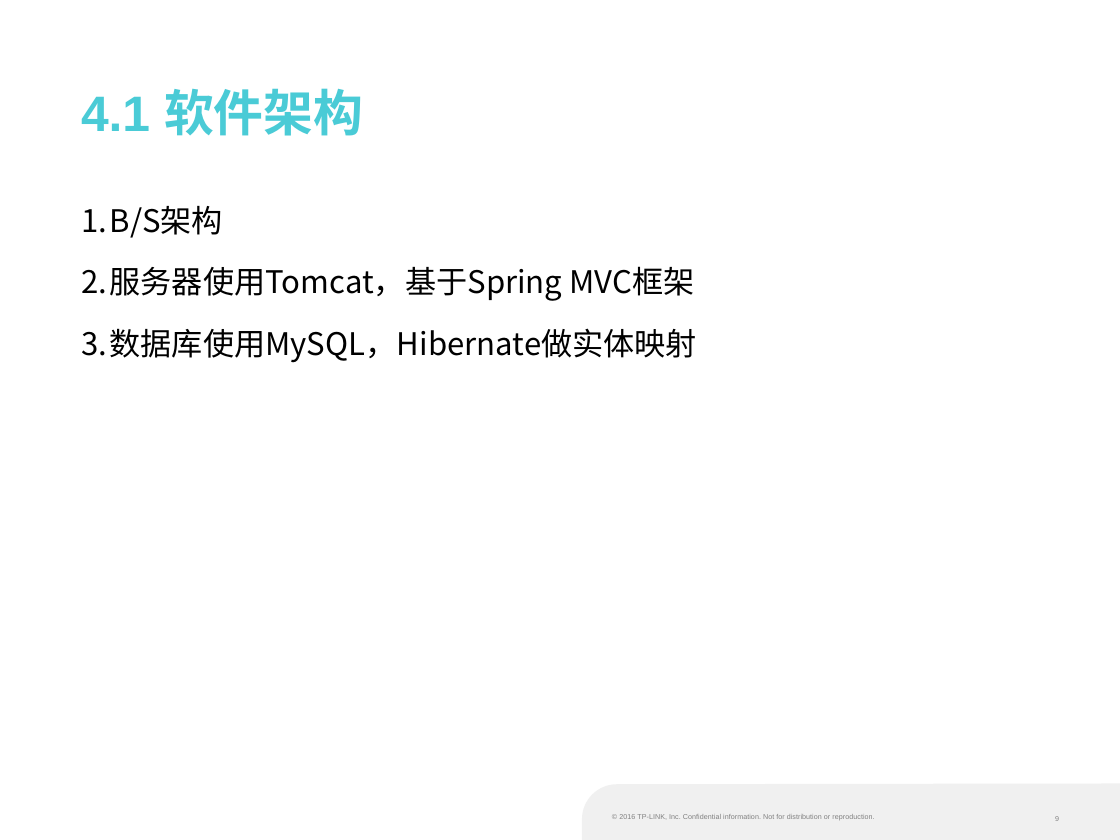
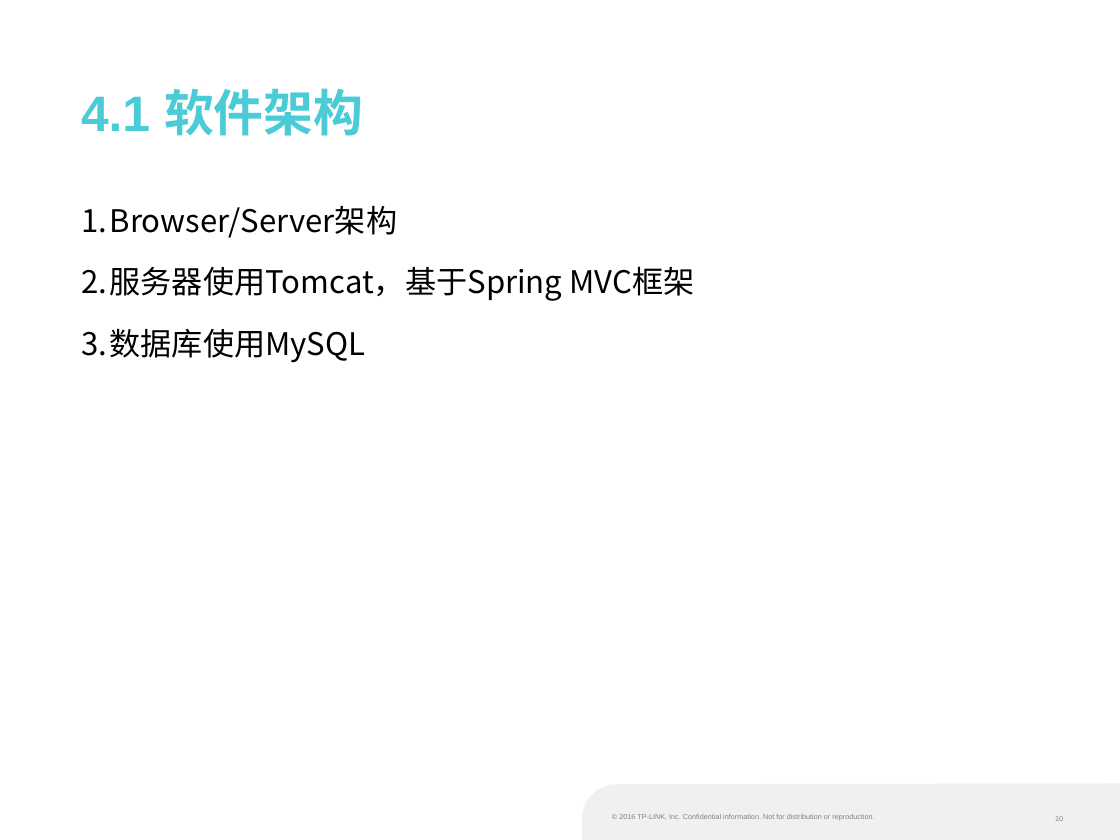
Before and after one commit to liufangri/eapsimulator, a slide deck: slide 10 of docs/培训课题/W10582孙晓宇.pptx (slide 9 before the commit). Drawn at 1120x840 pixels with LibreOffice and Linux fonts; fonts in the diff are those of the drawing; background and template pictures are left out. Boxes give left, top, right and bottom in pixels: in the first picture for what was removed or moved away, otherwise in the second. Text is boxed around its words. In the diff, an @@ line names an element or a change of style, - is before the commit and + after.

```diff
--- a/docs/培训课题/W10582孙晓宇.pptx
+++ b/docs/培训课题/W10582孙晓宇.pptx
@@ text at (82, 206, 398, 238): text changed @@
-1. B/S架构
+1. Browser/Server架构
@@ text at (82, 328, 366, 363): text changed @@
-3. 数据库使用MySQL，Hibernate做实体映射
+3. 数据库使用MySQL
@@ page number at (1055, 816, 1063, 821): text changed @@
-9
+10
```
Also in this commit, not shown: 16 other slides changed, 6 slides added, 1 slide removed, 6 other files.
